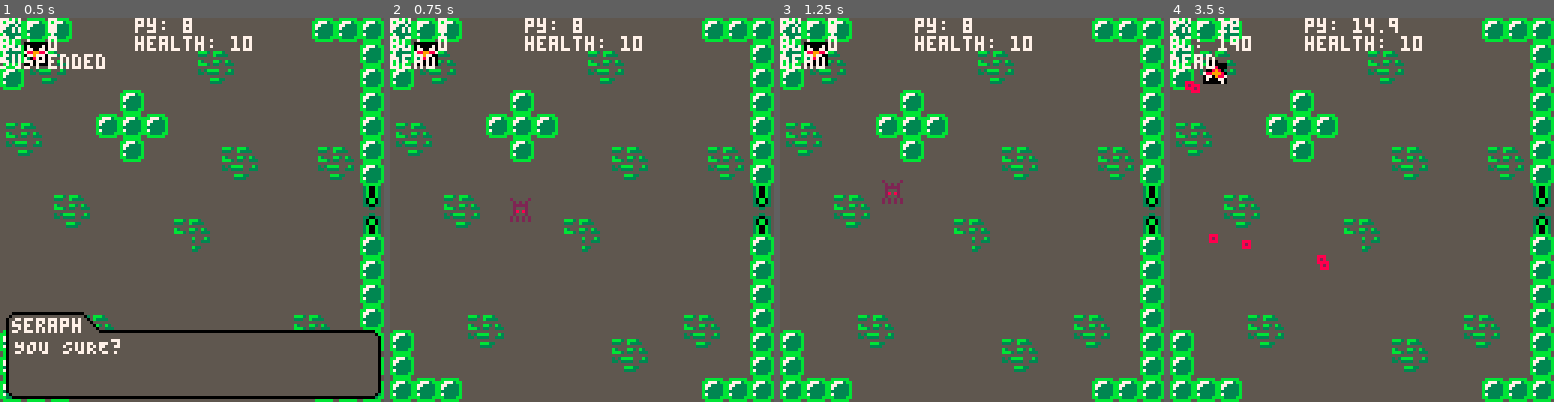
Above: before the commit, frames 1-4 (left to right).
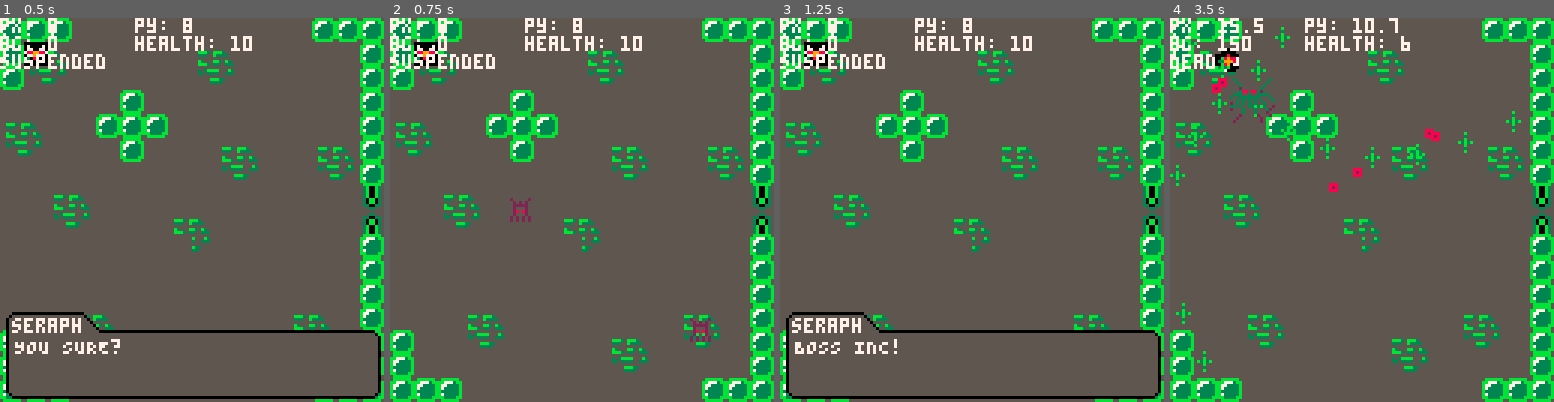
Above: after the commit, the same moments.

Repository: kbrewington/Negation
Game: PICO-8 cartridge negation.p8
Two runs of this game, one before a commit and one after it. Both use one fixed random seed, a clock stepped at 60 frames per second and the inputs below.
Inputs:
- Up to frame 1 (0.5 s): tap X (X key) at 0.33 s
- Up to frame 2 (0.75 s): tap O (Z key) at 0.7 s
- Up to frame 3 (1.25 s): tap X (X key) at 1.07 s
- Up to frame 4 (3.5 s): hold Right 1.6-2.1 s; tap O (Z key) every 0.4 s from 1.7 to 3.3 s; tap X (X key) at 1.85, 2.97 s; hold Up 2.15-2.42 s; hold Right 2.47-3.03 s; hold Left from 3.08 s (still down)

Frame 1 is identical in both runs. In frame 2, 0.6% of the frame differs, in the area x 0-84%, y 9-85%; in frame 3, 6.2%, in the area x 0-100%, y 9-100%; in frame 4, 2.7%.

Commit message:
Fixed shooting while switching dialog. Added more to gameflow(). Created kill_all_enemies()

Diff:
--- a/negation.p8
+++ b/negation.p8
@@ -36,7 +36,7 @@
 map_.sx = 0
 map_.sy = 0
 
-firsttime = true
+titlescreen = true
 wait = {}
 wait.controls = false
 wait.dialog_finish = false
@@ -460,6 +460,13 @@
   end
 end
 
+function kill_all_enemies()
+  for e in all(basic_enemies) do
+    del(basic_enemies, e)
+    e = nil
+  end
+end
+
 --[[
   print seraph dialog
 ]]
@@ -472,7 +479,7 @@
 
   local d = dialog.text or "I WAS GOING TO SAY SOMETHING..BUT I FORGOT."
 
-  if firsttime then
+  if titlescreen then
     rectfill(0, 0, 127, 127, 0)
     print("nEGATION", 47, 40, 12)
   end
@@ -524,7 +531,9 @@
   wait.controls = true
   yield()
 
-  firsttime = false
+  titlescreen = false
+
+  -- TODO: delete this and make animation of being teleported in
   seraph = {}
   seraph.text = "YOU SURE?"
   drawdialog = true
@@ -536,6 +545,21 @@
 
   -- probably function to start/control enemy spawning instead of just adding them here
   add(basic_enemies, enemy(40, 60))
+  add(basic_enemies, enemy(100, 100))
+  yield()
+
+  kill_all_enemies()
+  seraph = {}
+  seraph.text = "BOSS INC!"
+  drawdialog = true
+  wait.controls = true
+  yield()
+
+  wait.controls = false
+  drawdialog = false
+
+  boss1 = boss(20, 20, 128)
+  drawboss = true
 end
 
 
@@ -614,7 +638,7 @@
   if (btn(c.z_button)) then
     if wait.controls and not wait.dialog_finish and btnp(c.z_button) then
       coresume(game)
-    else
+    elseif not wait.controls then
       shoot(player.x, player.y, player.angle, 133, true)
     end
   end --end z button
@@ -623,13 +647,13 @@
     x button
   ]]
   if (btnp(c.x_button)) then
-      --[[map_.sx = 0
-      map_.sy = 0
-      player.x = 8
-      player.y = 8
-      player.angle = 0]]
-
-      coresume(game)
+    --[[map_.sx = 0
+    map_.sy = 0
+    player.x = 8
+    player.y = 8
+    player.angle = 0]]
+
+    coresume(game)
   end --end x button
 
   if not cheats.noclip then
@@ -712,8 +736,10 @@
     b.move()
   end
 
-  --spr(boss1.sprite, boss1.x, boss1.y, 2, 2)
-  --boss1.update()
+  if drawboss then
+    spr(boss1.sprite, boss1.x, boss1.y, 2, 2)
+    boss1.update()
+  end
 
   if drawdialog then dialog_seraph(seraph) end
 
